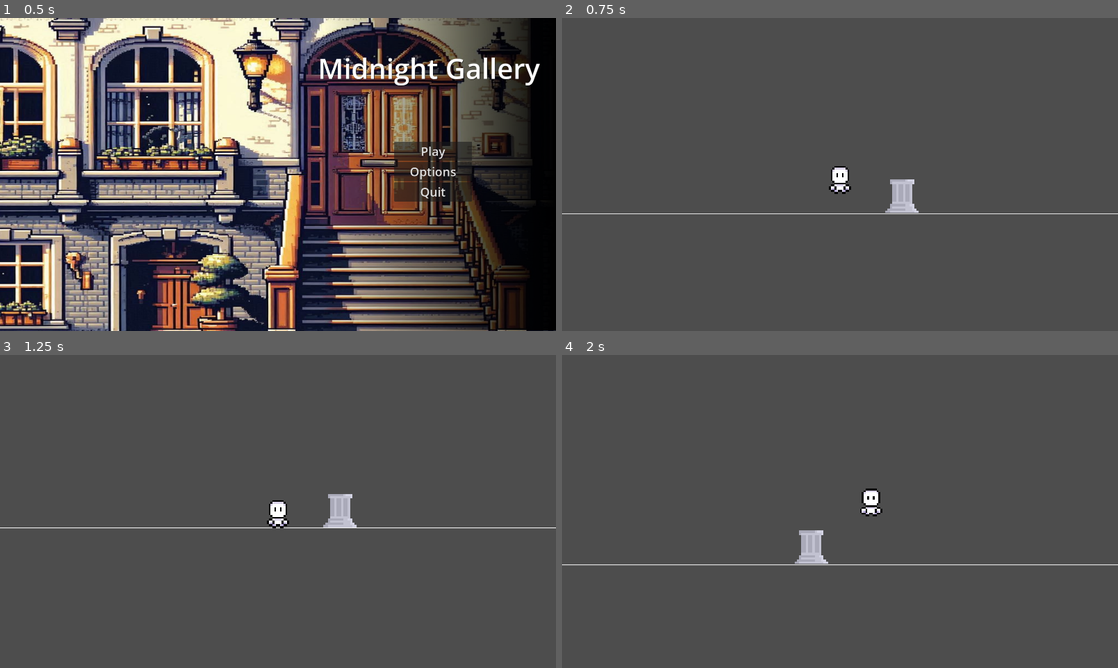
Above: before the commit, frames 1-4 (two rows, left to right).
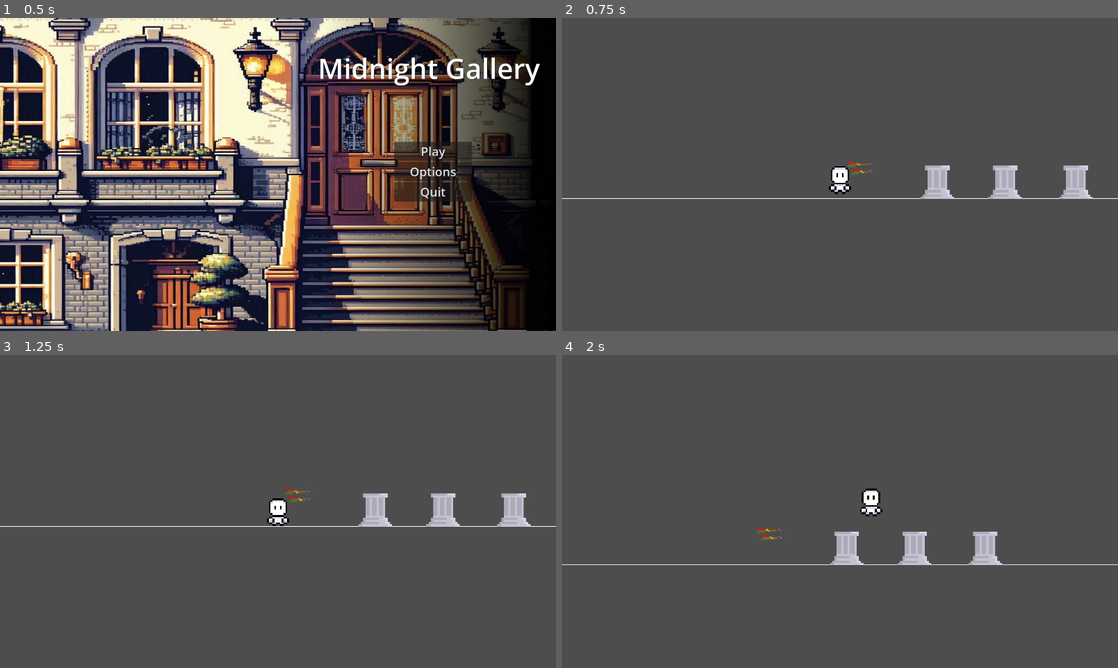
Above: after the commit, the same moments.

Repository: IES-Rafael-Alberti/GameOff2024KarambitStudios
Game: Godot game, scene res://Scenes/main_menu.tscn
Two runs of this game, one before a commit and one after it. Both use one fixed random seed, a clock stepped at 60 frames per second and the inputs below.
Inputs:
- Up to frame 1 (0.5 s): no input
- Up to frame 2 (0.75 s): click "Play" at 0.5 s
- Up to frame 3 (1.25 s): no input
- Up to frame 4 (2 s): hold D (Move_right) from 1.28 s (still down); tap E (Action, bound only after the commit) at 1.35 s; tap Space (Jump) at 1.52 s

Frame 1 is identical in both runs. In frame 2, 2.2% of the frame differs, in the area x 0-100%, y 45-63%; in frame 3, 2.4%, in the area x 0-100%, y 42-56%; in frame 4, 2.1%.

Commit message:
Cambios de escenas

Diff:
--- /dev/null
+++ b/Scenes/atlantis_scene.tscn
@@ -0,0 +1,33 @@
+[gd_scene load_steps=5 format=3 uid="uid://4q5av1fjh43"]
+
+[ext_resource type="Script" path="res://Scripts/scene_script.gd" id="1_c4c61"]
+[ext_resource type="Script" path="res://Scripts/floor.gd" id="1_qkm55"]
+
+[sub_resource type="WorldBoundaryShape2D" id="WorldBoundaryShape2D_vchun"]
+
+[sub_resource type="CanvasTexture" id="CanvasTexture_pvx7m"]
+
+[node name="AtlantisScene" type="Node2D"]
+script = ExtResource("1_c4c61")
+
+[node name="SpawnPoint" type="Node2D" parent="."]
+position = Vector2(82, -56)
+
+[node name="Floor" type="StaticBody2D" parent="."]
+position = Vector2(57, 20)
+script = ExtResource("1_qkm55")
+
+[node name="FloorCollision" type="CollisionShape2D" parent="Floor"]
+shape = SubResource("WorldBoundaryShape2D_vchun")
+
+[node name="Sprite2D" type="Sprite2D" parent="Floor"]
+scale = Vector2(1e+06, 1)
+texture = SubResource("CanvasTexture_pvx7m")
+
+[node name="LevelName" type="Label" parent="."]
+offset_left = 3.0
+offset_top = -221.0
+offset_right = 243.0
+offset_bottom = -163.0
+theme_override_font_sizes/font_size = 42
+text = "ATLANTIS"
--- /dev/null
+++ b/Scenes/dorado_scene.tscn
@@ -0,0 +1,48 @@
+[gd_scene load_steps=7 format=3 uid="uid://dwu424uv8pn8q"]
+
+[ext_resource type="Script" path="res://Scripts/floor.gd" id="1_droyb"]
+[ext_resource type="Script" path="res://Scripts/scene_script.gd" id="1_jn1hj"]
+[ext_resource type="Texture2D" uid="uid://k56fxeu6muyw" path="res://Assets/Sprites/Spikes.png" id="3_bw0bx"]
+
+[sub_resource type="WorldBoundaryShape2D" id="WorldBoundaryShape2D_nadjc"]
+
+[sub_resource type="CanvasTexture" id="CanvasTexture_wiphk"]
+
+[sub_resource type="RectangleShape2D" id="RectangleShape2D_bsgwr"]
+size = Vector2(28, 8)
+
+[node name="DoradoScene" type="Node2D"]
+script = ExtResource("1_jn1hj")
+
+[node name="SpawnPoint" type="Node2D" parent="."]
+position = Vector2(93, -1)
+
+[node name="Floor" type="StaticBody2D" parent="."]
+position = Vector2(57, 20)
+script = ExtResource("1_droyb")
+
+[node name="FloorCollision" type="CollisionShape2D" parent="Floor"]
+shape = SubResource("WorldBoundaryShape2D_nadjc")
+
+[node name="Sprite2D" type="Sprite2D" parent="Floor"]
+scale = Vector2(1e+06, 1)
+texture = SubResource("CanvasTexture_wiphk")
+
+[node name="LevelName" type="Label" parent="."]
+offset_left = 3.0
+offset_top = -221.0
+offset_right = 243.0
+offset_bottom = -163.0
+theme_override_font_sizes/font_size = 42
+text = "EL DORADO"
+
+[node name="Area2D" type="Area2D" parent="."]
+position = Vector2(0, 5.93)
+
+[node name="Sprite2D" type="Sprite2D" parent="Area2D"]
+texture_filter = 1
+texture = ExtResource("3_bw0bx")
+
+[node name="CollisionShape2D" type="CollisionShape2D" parent="Area2D"]
+position = Vector2(2, 2)
+shape = SubResource("RectangleShape2D_bsgwr")
--- /dev/null
+++ b/Scenes/duat_scene.tscn
@@ -0,0 +1,33 @@
+[gd_scene load_steps=5 format=3 uid="uid://nkwfgfld2vl7"]
+
+[ext_resource type="Script" path="res://Scripts/floor.gd" id="1_u7uue"]
+[ext_resource type="Script" path="res://Scripts/scene_script.gd" id="2_ipaum"]
+
+[sub_resource type="WorldBoundaryShape2D" id="WorldBoundaryShape2D_sy2kt"]
+
+[sub_resource type="CanvasTexture" id="CanvasTexture_p6dni"]
+
+[node name="DuatScene" type="Node2D"]
+script = ExtResource("2_ipaum")
+
+[node name="SpawnPoint" type="Node2D" parent="."]
+position = Vector2(82, -56)
+
+[node name="Floor" type="StaticBody2D" parent="."]
+position = Vector2(57, 20)
+script = ExtResource("1_u7uue")
+
+[node name="FloorCollision" type="CollisionShape2D" parent="Floor"]
+shape = SubResource("WorldBoundaryShape2D_sy2kt")
+
+[node name="Sprite2D" type="Sprite2D" parent="Floor"]
+scale = Vector2(1e+06, 1)
+texture = SubResource("CanvasTexture_p6dni")
+
+[node name="LevelName" type="Label" parent="."]
+offset_left = 3.0
+offset_top = -221.0
+offset_right = 243.0
+offset_bottom = -163.0
+theme_override_font_sizes/font_size = 42
+text = "DUAT"
--- a/Scenes/museum_scene.tscn
+++ b/Scenes/museum_scene.tscn
@@ -1,15 +1,20 @@
-[gd_scene load_steps=7 format=3 uid="uid://7hrsvi4tc71y"]
+[gd_scene load_steps=8 format=3 uid="uid://7hrsvi4tc71y"]
 
+[ext_resource type="Script" path="res://Scripts/scene_script.gd" id="1_tks1q"]
 [ext_resource type="Script" path="res://Scripts/floor.gd" id="1_yfy1r"]
-[ext_resource type="PackedScene" uid="uid://btq53x2vyried" path="res://Scenes/player.tscn" id="2_aykql"]
-[ext_resource type="Script" path="res://Scripts/game_manager.gd" id="3_gtpmm"]
+[ext_resource type="Texture2D" uid="uid://dxgvtejld4wcj" path="res://Assets/Sprites/arrow_v1.png" id="4_jfl0l"]
 [ext_resource type="PackedScene" uid="uid://8yt2lybiulu3" path="res://Scenes/pedestal.tscn" id="4_tfgfc"]
+[ext_resource type="Texture2D" uid="uid://bqlsma5ykovyw" path="res://Assets/Sprites/arrow_v2.png" id="5_fdnot"]
 
 [sub_resource type="WorldBoundaryShape2D" id="WorldBoundaryShape2D_s27vp"]
 
 [sub_resource type="CanvasTexture" id="CanvasTexture_cmug7"]
 
 [node name="MuseumScene" type="Node2D"]
+script = ExtResource("1_tks1q")
+
+[node name="SpawnPoint" type="Node2D" parent="."]
+position = Vector2(0, -25)
 
 [node name="Floor" type="StaticBody2D" parent="."]
 position = Vector2(57, 20)
@@ -19,17 +24,32 @@
 shape = SubResource("WorldBoundaryShape2D_s27vp")
 
 [node name="Sprite2D" type="Sprite2D" parent="Floor"]
-position = Vector2(-122, 0)
 scale = Vector2(1e+06, 1)
 texture = SubResource("CanvasTexture_cmug7")
 
-[node name="SpawnPoint" type="Node2D" parent="."]
-position = Vector2(0, -25)
+[node name="Pedestals" type="Node" parent="."]
 
-[node name="Player" parent="." instance=ExtResource("2_aykql")]
-position = Vector2(61, -51)
+[node name="PedestalElDorado" parent="Pedestals" groups=["Portal1"] instance=ExtResource("4_tfgfc")]
+position = Vector2(170, -41)
+region_rect = Rect2(0, 0, 32, 32)
+scene_name = "dorado_scene"
 
-[node name="GameManager" type="Node" parent="."]
-script = ExtResource("3_gtpmm")
+[node name="PedestalAtlantis" parent="Pedestals" instance=ExtResource("4_tfgfc")]
+position = Vector2(287, -41)
+scene_name = "atlantis_scene"
 
-[node name="Pedestal" parent="." instance=ExtResource("4_tfgfc")]
+[node name="PedestalDuat" parent="Pedestals" instance=ExtResource("4_tfgfc")]
+position = Vector2(409, -41)
+scene_name = "duat_scene"
+
+[node name="ArrowV1" type="Sprite2D" parent="."]
+texture_filter = 1
+position = Vector2(36, -27)
+scale = Vector2(1.5, 1.5)
+texture = ExtResource("4_jfl0l")
+
+[node name="ArrowV2" type="Sprite2D" parent="."]
+texture_filter = 1
+position = Vector2(34, -40)
+scale = Vector2(1.5, 1.5)
+texture = ExtResource("5_fdnot")
--- a/Scenes/pedestal.tscn
+++ b/Scenes/pedestal.tscn
@@ -20,3 +20,4 @@
 shape = SubResource("RectangleShape2D_m5bof")
 
 [connection signal="body_entered" from="Area2D" to="." method="_on_area_2d_body_entered"]
+[connection signal="body_exited" from="Area2D" to="." method="_on_area_2d_body_exited"]
--- a/Scenes/player.tscn
+++ b/Scenes/player.tscn
@@ -1,9 +1,10 @@
-[gd_scene load_steps=6 format=3 uid="uid://btq53x2vyried"]
+[gd_scene load_steps=7 format=3 uid="uid://btq53x2vyried"]
 
 [ext_resource type="Script" path="res://Scripts/player.gd" id="1_0fb6m"]
 [ext_resource type="Texture2D" uid="uid://djj06k658oy6g" path="res://Assets/Sprites/Character-base-front.png" id="2_p0p3h"]
 [ext_resource type="Script" path="res://Scripts/canvas_layer.gd" id="3_mi5vh"]
 [ext_resource type="PackedScene" uid="uid://lrayftsh56ub" path="res://Scenes/pause_menu.tscn" id="4_umq10"]
+[ext_resource type="Texture2D" uid="uid://bnmbjys2gw2eg" path="res://Assets/Sprites/TeclasPixel.png" id="5_xfjvf"]
 
 [sub_resource type="RectangleShape2D" id="RectangleShape2D_8oxk7"]
 size = Vector2(30, 48)
@@ -23,6 +24,14 @@
 zoom = Vector2(2, 2)
 position_smoothing_enabled = true
 
+[node name="EKey" type="Sprite2D" parent="."]
+visible = false
+texture_filter = 1
+position = Vector2(0, -45)
+texture = ExtResource("5_xfjvf")
+region_enabled = true
+region_rect = Rect2(112.648, 35.8103, 24.3235, 28.6477)
+
 [node name="UI" type="CanvasLayer" parent="."]
 script = ExtResource("3_mi5vh")
 
--- a/Scripts/game_manager.gd
+++ b/Scripts/game_manager.gd
@@ -1,10 +1,9 @@
 extends Node
 
+const PLAYER = preload("res://Scenes/player.tscn")
+var teleport_activate = false
+var teleport_destination = ""
 
-var teleport_activate = false
-# Called when the node enters the scene tree for the first time.
-func _ready() -> void:
-	Engine.time_scale = 1.0
 
 
 # Called every frame. 'delta' is the elapsed time since the previous frame.
--- a/Scripts/pause_menu.gd
+++ b/Scripts/pause_menu.gd
@@ -4,6 +4,7 @@
 
 
 func _on_return_to_menu_pressed() -> void:
+	get_node("/root/Player").queue_free()
 	get_tree().change_scene_to_file("res://Scenes/main_menu.tscn")
 
 
--- a/Scripts/pedestal.gd
+++ b/Scripts/pedestal.gd
@@ -1,8 +1,20 @@
 extends Sprite2D
+
+@export var scene_name: String
+
+
+func _process(delta: float) -> void:
+	pass
+
+func _on_area_2d_body_entered(body: Node2D) -> void:
+	if body.name == "Player":
+		GameManager.teleport_activate = true
+		GameManager.teleport_destination = scene_name
 
 
 
 
-func _on_area_2d_body_entered(body: Node2D) -> void:
+func _on_area_2d_body_exited(body: Node2D) -> void:
 	if body.name == "Player":
-		GameManager.teleport_activate = true
+		GameManager.teleport_activate = false
+		GameManager.teleport_destination = ""
--- a/Scripts/player.gd
+++ b/Scripts/player.gd
@@ -1,6 +1,7 @@
 extends CharacterBody2D
 
 @onready var pause_menu: Control = $UI/PauseMenu
+@onready var e_key: Sprite2D = $EKey
 
 const SPEED = 300.0
 const JUMP_VELOCITY = -400.0
@@ -9,12 +10,21 @@
 	pause_menu.visible = false
 
 func _physics_process(delta: float) -> void:
+	if GameManager.teleport_activate == true:
+		e_key.visible = true
+	else:
+		e_key.visible = false
+
 	# Add the gravity.
 	if not is_on_floor():
 		velocity += get_gravity() * delta
 
 	if Input.is_action_just_pressed("Pause"):
 		toggle_pause()
+
+	if GameManager.teleport_activate == true and Input.is_action_just_pressed("Action"):
+		#print(scene_name)
+		teleport_to_scene(GameManager.teleport_destination)
 
 	# Handle jump.
 	if Input.is_action_just_pressed("Jump"	) and is_on_floor():
@@ -28,6 +38,7 @@
 	else:
 		velocity.x = move_toward(velocity.x, 0, SPEED)
 
+
 	move_and_slide()
 
 func toggle_pause():
@@ -39,3 +50,8 @@
 		# Si el menú no está visible, pausa el juego y muestra el menú
 		$UI/PauseMenu.visible = true
 		Engine.time_scale = 0.0
+
+func teleport_to_scene(scene:String):
+	if GameManager.teleport_activate:
+		get_node("/root/Player").queue_free()
+		get_tree().change_scene_to_file("res://Scenes/"+scene+".tscn")
--- /dev/null
+++ b/Scripts/scene_script.gd
@@ -0,0 +1,11 @@
+extends Node2D
+@onready var spawn_point: Node2D = $SpawnPoint
+
+const PLAYER = preload("res://Scenes/player.tscn")
+# Called when the node enters the scene tree for the first time.
+func _ready() -> void:
+	Engine.time_scale = 1.0
+
+	var player_node = PLAYER.instantiate()
+	player_node.set_global_position(spawn_point.get_global_position())
+	get_tree().root.add_child(player_node)
--- a/project.godot
+++ b/project.godot
@@ -31,6 +31,7 @@
 Jump={
 "deadzone": 0.5,
 "events": [Object(InputEventKey,"resource_local_to_scene":false,"resource_name":"","device":-1,"window_id":0,"alt_press …(191 unchanged characters)…
+, Object(InputEventJoypadButton,"resource_local_to_scene":false,"resource_name":"","device":-1,"button_index":0,"pressure":0.0,"pressed":false,"script":null)
 ]
 }
 Move_left={
@@ -48,6 +49,11 @@
 "events": [Object(InputEventKey,"resource_local_to_scene":false,"resource_name":"","device":-1,"window_id":0,"alt_press …(195 unchanged characters)…
 ]
 }
+Action={
+"deadzone": 0.5,
+"events": [Object(InputEventKey,"resource_local_to_scene":false,"resource_name":"","device":-1,"window_id":0,"alt_pressed":false,"shift_pressed":false,"ctrl_pressed":false,"meta_pressed":false,"pressed":false,"keycode":0,"physical_keycode":69,"key_label":0,"unicode":101,"location":0,"echo":false,"script":null)
+]
+}
 
 [rendering]
 
Binary file added: Assets/Sprites/Heart.png
Not shown, added: Assets/Sprites/Heart.png.import
Binary file added: Assets/Sprites/Spikes.png
Not shown, added: Assets/Sprites/Spikes.png.import
Binary file added: Assets/Sprites/arrow_v1.png
Not shown, added: Assets/Sprites/arrow_v1.png.import
Binary file added: Assets/Sprites/arrow_v2.png
Not shown, added: Assets/Sprites/arrow_v2.png.import
